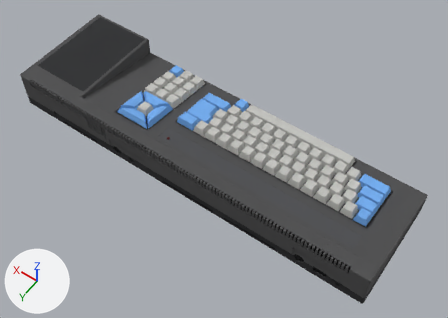
An edit to the glTF model src/assets/models/cpc664.glb, drawn before and after from the same camera.
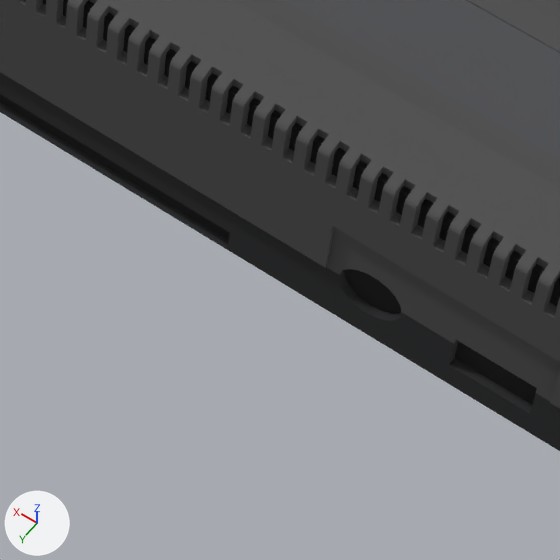
The first picture shows the older version from a camera (50 mm lens) standing at (-0.338, 0.448, 0.706) and looking at (-0.029, 0.015, 0.026). The close-ups show the older and then the newer version on the part from 53% to 74% of the width and 66% to 95% of the height of that picture. Only the edits that show in the close-ups are written down. The lights are fixed; the arrows at lower left show +X, +Y and +Z. Where no turn or scale is listed for an object, it has been applied to the vertices.

The first close-up shows 'badge', 'cabinet-bottom', 'cabinet-top', 'interior'.
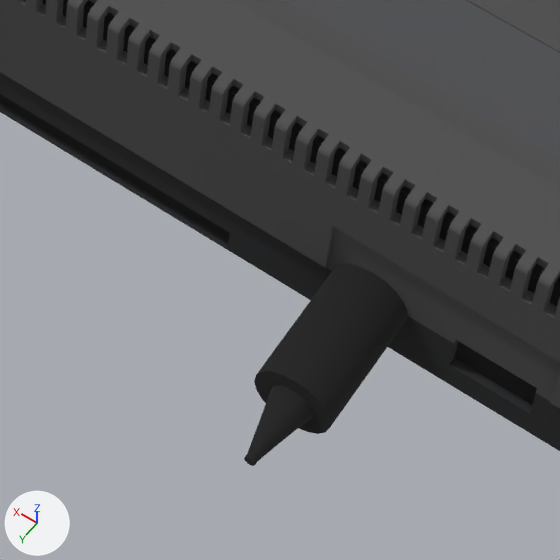
Boxes (x1, y1, x2, y2) around the edits, measured in the close-ups (560 x 560 px):
'cl1-anchor-plug', added (black)
    after: (247, 264, 407, 462)
'cl1-anchor-cable', added
    after: (244, 453, 257, 466)

The edits, one by one:
Material 'cl1-cable' (mat_cl1_cable) is new.
Its base color is (0.0116, 0.0116, 0.0123) (black #1c1c1d).
Its roughness is 1.0.
Mesh me_cl1_anchor_cable is new.
It is a 13-sided cylinder along y spanning x -0.00124..0.00124, y 0.044..0.046, z -0.00121..0.00125.
It uses material mat_cl1_cable (black #1c1c1d).
Mesh me_cl1_anchor_plug is new.
It has 96 vertices, 188 faces and spans x -0.009..0.009, y 0.0..0.045, z -0.0089..0.009.
It uses material mat_cl1_cable (black #1c1c1d).
Object 'cl1-anchor-cable' (ob_cl1_anchor_cable) is new; it shows me_cl1_anchor_cable.
Its location is (-0.1939, 0.0878, 0.0239).
Object 'cl1-anchor-plug' (ob_cl1_anchor_plug) is new; it shows me_cl1_anchor_plug.
Its location is (-0.1939, 0.0878, 0.0239).
